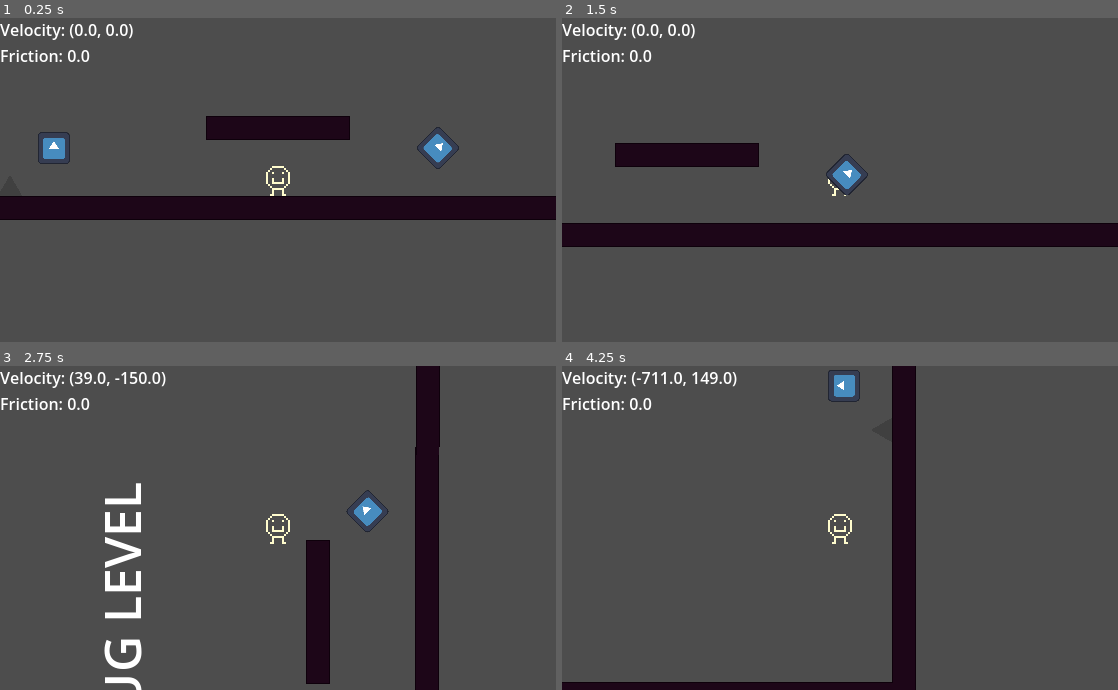
Above: before the commit, frames 1-4 (two rows, left to right).
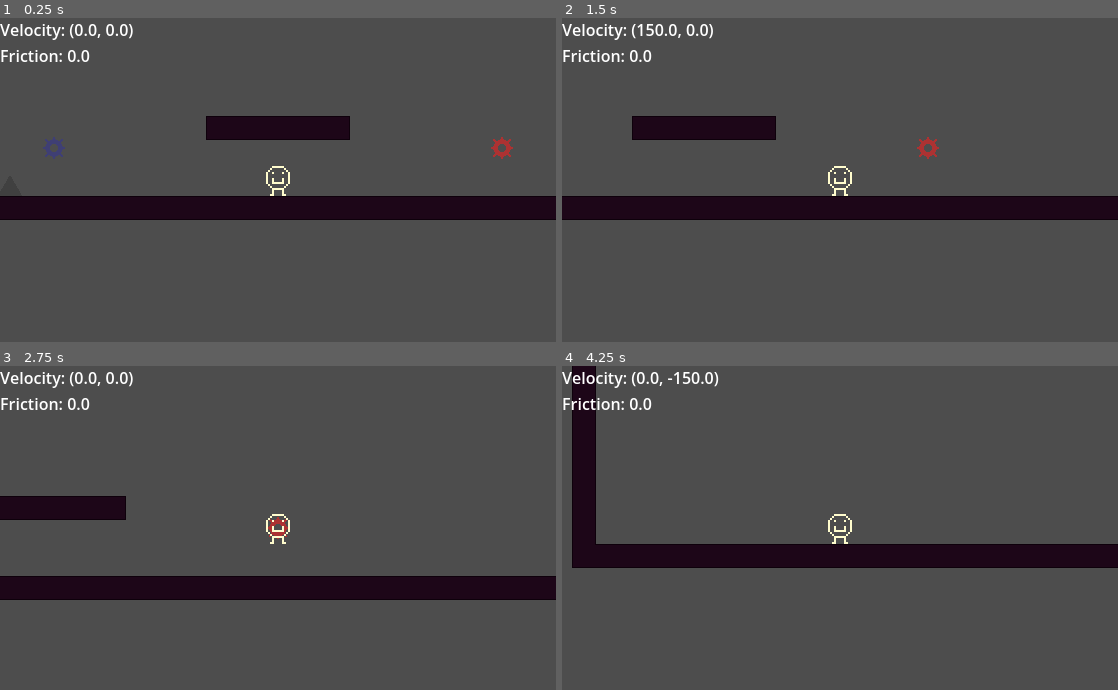
Above: after the commit, the same moments.

Repository: jakecolon3/cogwork
Game: Godot game, scene res://scenes/main.tscn
Two runs of this game, one before a commit and one after it. Both use one fixed random seed, a clock stepped at 60 frames per second and the inputs below. The engine's default icon, where the game draws it, is replaced by a stand-in: a white triangle on a blue panel in a dark square.
Inputs:
- Up to frame 1 (0.25 s): no input
- Up to frame 2 (1.5 s): tap Enter at 0.5 s; hold Right (move_right) from 0.53 s (still down); tap X (interact) at 0.6, 1.35 s; tap Space (jump) at 0.77 s
- Up to frame 3 (2.75 s): tap Space (jump) at 1.52 s; release Right (move_right) at 2.03 s; hold Left (move_left) from 2.03 s (still down); tap X (interact) at 2.1 s
- Up to frame 4 (4.25 s): release Left (move_left) at 2.78 s; hold Right (move_right) from 2.78 s (still down); tap X (interact) at 2.85, 3.6 s; tap Space (jump) at 3.02, 3.77 s

The runs differ from the first frame. In frame 1, 0.8% of the frame differs, in the area x 6-93%, y 33-47%; in frame 2, 19%, in the area x 0-100%, y 1-71%; in frame 3, 16%; in frame 4, 15%.

Commit message:
added temp rotator sprites

Diff:
--- a/project.godot
+++ b/project.godot
@@ -80,6 +80,7 @@
 
 2d_physics/layer_1="tiles"
 2d_physics/layer_2="obstacles"
+2d_physics/layer_3="interactable"
 
 [physics]
 
--- a/scenes/platform_rotator.tscn
+++ b/scenes/platform_rotator.tscn
@@ -1,11 +1,35 @@
 [gd_scene format=3 uid="uid://qf5eg5w6gutf"]
 
-[ext_resource type="PackedScene" uid="uid://ckyp1upbnj55a" path="res://scenes/rotator.tscn" id="1_ogaqf"]
 [ext_resource type="Script" uid="uid://csvyhbau1xdjo" path="res://script/platform_rotator.gd" id="2_4w2xs"]
+[ext_resource type="Texture2D" uid="uid://1hwhqktu83f2" path="res://sprite/temp-interactable-tiles.png" id="2_kk7jc"]
 
-[node name="PlatformRotator" unique_id=1681111025 node_paths=PackedStringArray("platforms") instance=ExtResource("1_ogaqf")]
+[sub_resource type="RectangleShape2D" id="RectangleShape2D_6w6ra"]
+size = Vector2(64, 64)
+
+[sub_resource type="AtlasTexture" id="AtlasTexture_drex8"]
+atlas = ExtResource("2_kk7jc")
+region = Rect2(24, 0, 24, 24)
+
+[sub_resource type="SpriteFrames" id="SpriteFrames_k6l07"]
+animations = [{
+"frames": [{
+"duration": 1.0,
+"texture": SubResource("AtlasTexture_drex8")
+}],
+"loop": 1,
+"name": &"default",
+"speed": 5.0
+}]
+
+[node name="PlatformRotator" type="Area2D" unique_id=1681111025]
 script = ExtResource("2_4w2xs")
-platforms = []
 
-[node name="Sprite2D" parent="." index="1" unique_id=1567596872]
-rotation = 0.7853982
+[node name="CollisionShape2D" type="CollisionShape2D" parent="." unique_id=226253901]
+shape = SubResource("RectangleShape2D_6w6ra")
+debug_color = Color(0, 0.64577454, 0.25947928, 0.41960785)
+
+[node name="AnimatedSprite2D" type="AnimatedSprite2D" parent="." unique_id=1814606155]
+sprite_frames = SubResource("SpriteFrames_k6l07")
+
+[connection signal="body_entered" from="." to="." method="_on_body_entered"]
+[connection signal="body_exited" from="." to="." method="_on_body_exited"]
--- a/scenes/player.tscn
+++ b/scenes/player.tscn
@@ -30,6 +30,7 @@
 shape = SubResource("RectangleShape2D_6w6ra")
 
 [node name="AnimatedSprite2D" type="AnimatedSprite2D" parent="." unique_id=1462579289]
+z_index = 1
 scale = Vector2(2, 2)
 sprite_frames = SubResource("SpriteFrames_6w6ra")
 
--- a/scenes/rotator.tscn
+++ b/scenes/rotator.tscn
@@ -1,20 +1,35 @@
 [gd_scene format=3 uid="uid://ckyp1upbnj55a"]
 
-[ext_resource type="Texture2D" uid="uid://btm4vlsmnxvyw" path="res://icon.svg" id="1_r08b0"]
 [ext_resource type="Script" uid="uid://ca252v2essduy" path="res://script/rotator.gd" id="1_wqnld"]
+[ext_resource type="Texture2D" uid="uid://1hwhqktu83f2" path="res://sprite/temp-interactable-tiles.png" id="2_wqnld"]
 
 [sub_resource type="RectangleShape2D" id="RectangleShape2D_6w6ra"]
 size = Vector2(64, 64)
+
+[sub_resource type="AtlasTexture" id="AtlasTexture_mlc4y"]
+atlas = ExtResource("2_wqnld")
+region = Rect2(0, 0, 24, 24)
+
+[sub_resource type="SpriteFrames" id="SpriteFrames_6w6ra"]
+animations = [{
+"frames": [{
+"duration": 1.0,
+"texture": SubResource("AtlasTexture_mlc4y")
+}],
+"loop": 1,
+"name": &"default",
+"speed": 5.0
+}]
 
 [node name="Rotator" type="Area2D" unique_id=1681111025]
 script = ExtResource("1_wqnld")
 
 [node name="CollisionShape2D" type="CollisionShape2D" parent="." unique_id=226253901]
 shape = SubResource("RectangleShape2D_6w6ra")
+debug_color = Color(0, 0.64577454, 0.25947928, 0.41960785)
 
-[node name="Sprite2D" type="Sprite2D" parent="." unique_id=1567596872]
-scale = Vector2(0.25, 0.25)
-texture = ExtResource("1_r08b0")
+[node name="AnimatedSprite2D" type="AnimatedSprite2D" parent="." unique_id=1814606155]
+sprite_frames = SubResource("SpriteFrames_6w6ra")
 
 [connection signal="body_entered" from="." to="." method="_on_body_entered"]
 [connection signal="body_exited" from="." to="." method="_on_body_exited"]
--- a/scenes/test_level.tscn
+++ b/scenes/test_level.tscn
@@ -38,7 +38,7 @@
 position = Vector2(320, 576)
 
 [node name="PlatformRotator" parent="." unique_id=1156032691 node_paths=PackedStringArray("platforms") instance=ExtResource("4_tmr53")]
-position = Vector2(704, 576)
+position = Vector2(768, 576)
 platforms = [NodePath("../Platform")]
 
 [node name="Tiles" parent="." unique_id=416365497 instance=ExtResource("4_x4b8f")]
--- a/scenes/tiles.tscn
+++ b/scenes/tiles.tscn
@@ -2,6 +2,7 @@
 
 [ext_resource type="Texture2D" uid="uid://dpu2ixo3pf74l" path="res://sprite/temp-tilesheet.png" id="1_1g8qg"]
 [ext_resource type="Texture2D" uid="uid://ccqwswcovadub" path="res://sprite/temp-entity-tiles.png" id="2_od8sr"]
+[ext_resource type="Texture2D" uid="uid://1hwhqktu83f2" path="res://sprite/temp-interactable-tiles.png" id="3_jhpg2"]
 
 [sub_resource type="TileSetAtlasSource" id="TileSetAtlasSource_od8sr"]
 resource_name = "temp-tiles"
@@ -479,15 +480,25 @@
 0:0/0 = 0
 0:0/0/physics_layer_1/polygon_0/points = PackedVector2Array(-12, -12, 12, -12, 12, 12, -12, 12)
 
+[sub_resource type="TileSetAtlasSource" id="TileSetAtlasSource_i3m0d"]
+texture = ExtResource("3_jhpg2")
+texture_region_size = Vector2i(24, 24)
+0:0/0 = 0
+1:0/0 = 0
+
 [sub_resource type="TileSet" id="TileSet_6w6ra"]
 tile_size = Vector2i(24, 24)
 physics_layer_0/collision_layer = 1
 physics_layer_1/collision_layer = 2
+physics_layer_2/collision_layer = 4
 terrain_set_0/mode = 0
 terrain_set_0/terrain_0/name = "BaseTerrain"
 terrain_set_0/terrain_0/color = Color(0.18353498, 5.2943826e-05, 0.65486234, 1)
+custom_data_layer_0/name = ""
+custom_data_layer_0/type = 0
 sources/0 = SubResource("TileSetAtlasSource_od8sr")
 sources/1 = SubResource("TileSetAtlasSource_jhpg2")
+sources/2 = SubResource("TileSetAtlasSource_i3m0d")
 
 [node name="Tiles" type="TileMapLayer" unique_id=416365497]
 tile_set = SubResource("TileSet_6w6ra")
Binary file added: sprite/temp-interactable-tiles.png
Not shown, added: sprite/temp-interactable-tiles.png.import
